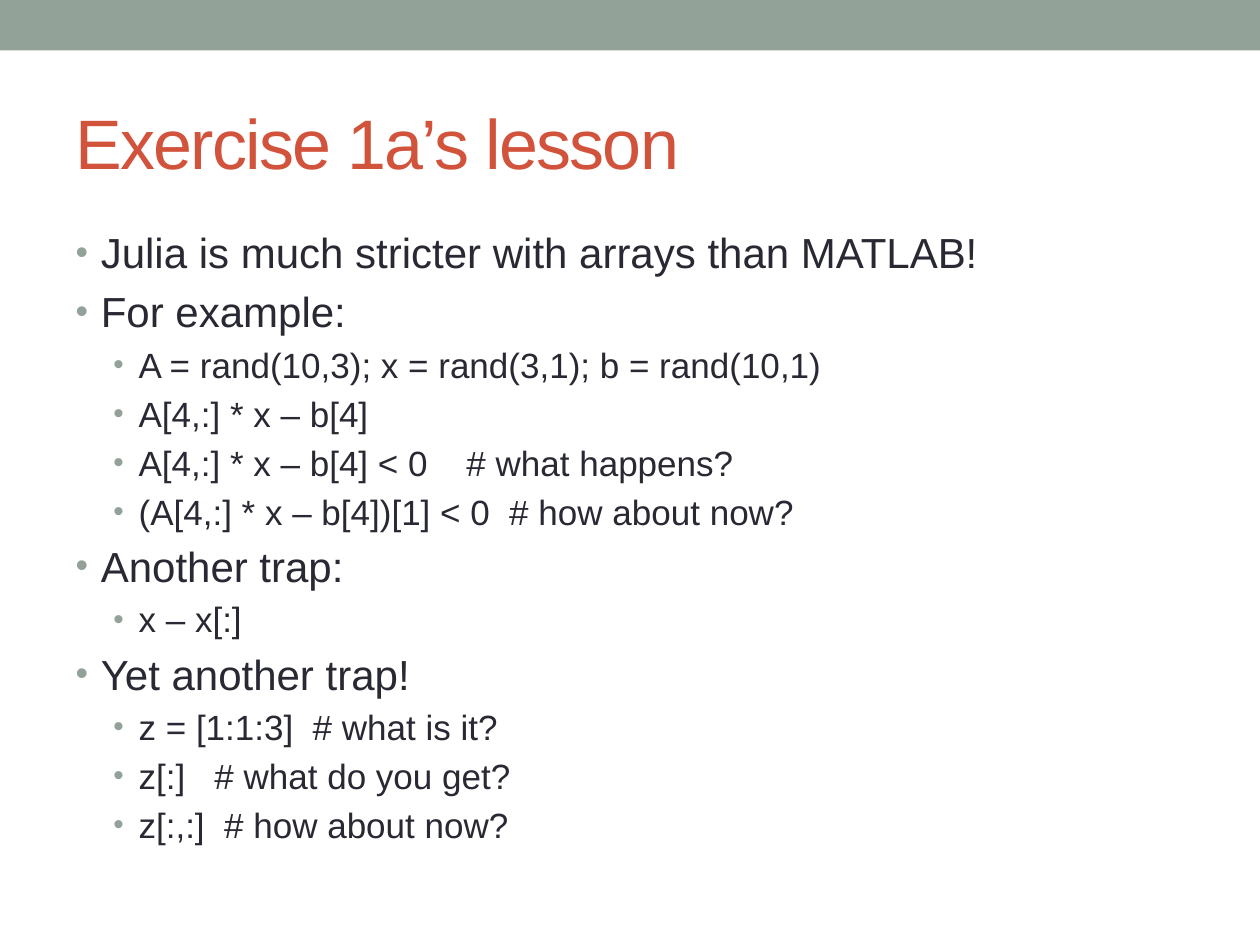
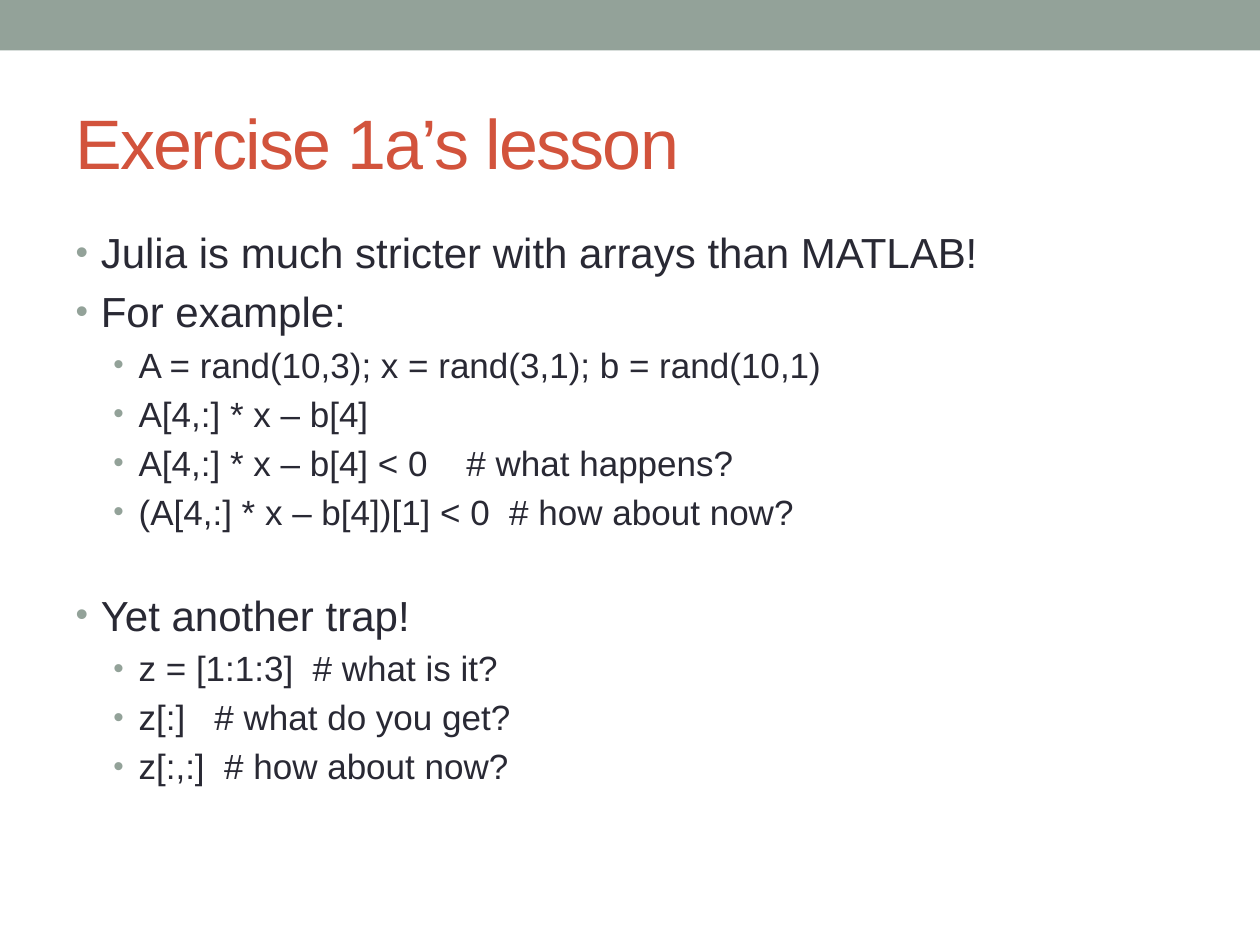
Before and after one commit to IainNZ/ORSoftwareTools2014, a slide deck: slide 12 of Modelling/LPModeling.pptx. Drawn at 1260x945 pixels with LibreOffice and Linux fonts; fonts in the diff are those of the drawing. Boxes give left, top, right and bottom in pixels: in the first picture for what was removed or moved away, otherwise in the second. Text is boxed around its words. In the diff, an @@ line names an element or a change of style, - is before the commit and + after.

```diff
--- a/Modelling/LPModeling.pptx
+++ b/Modelling/LPModeling.pptx
@@ text at bbox=[101, 551, 343, 639]: paragraphs removed @@
-• Another trap:
-  • x – x[:]
```
Also in this commit, not shown: 6 other slides changed.
